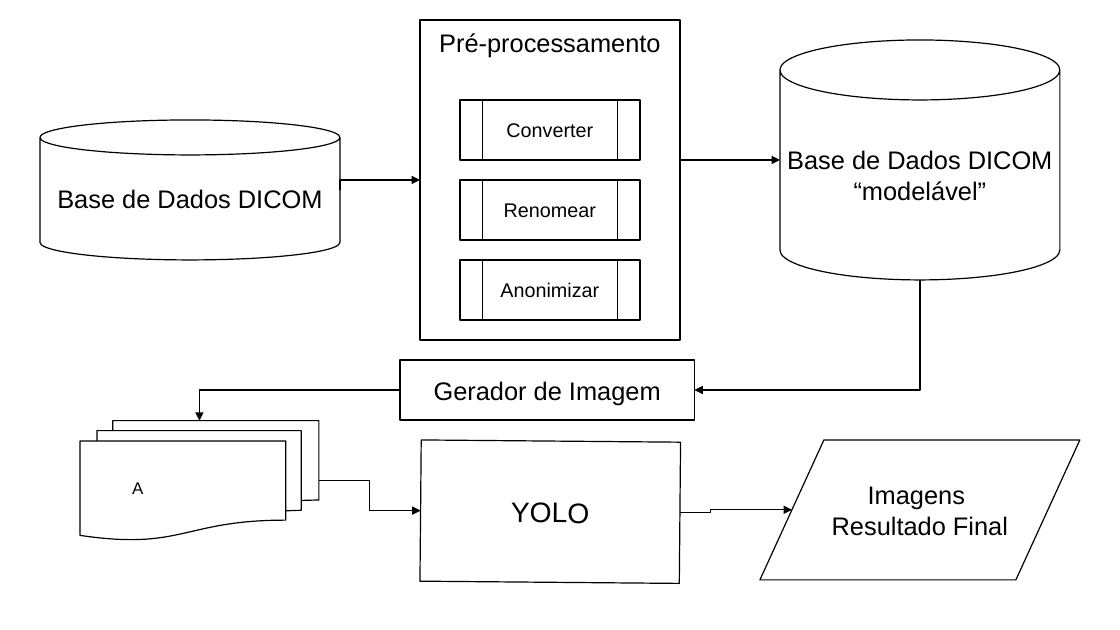
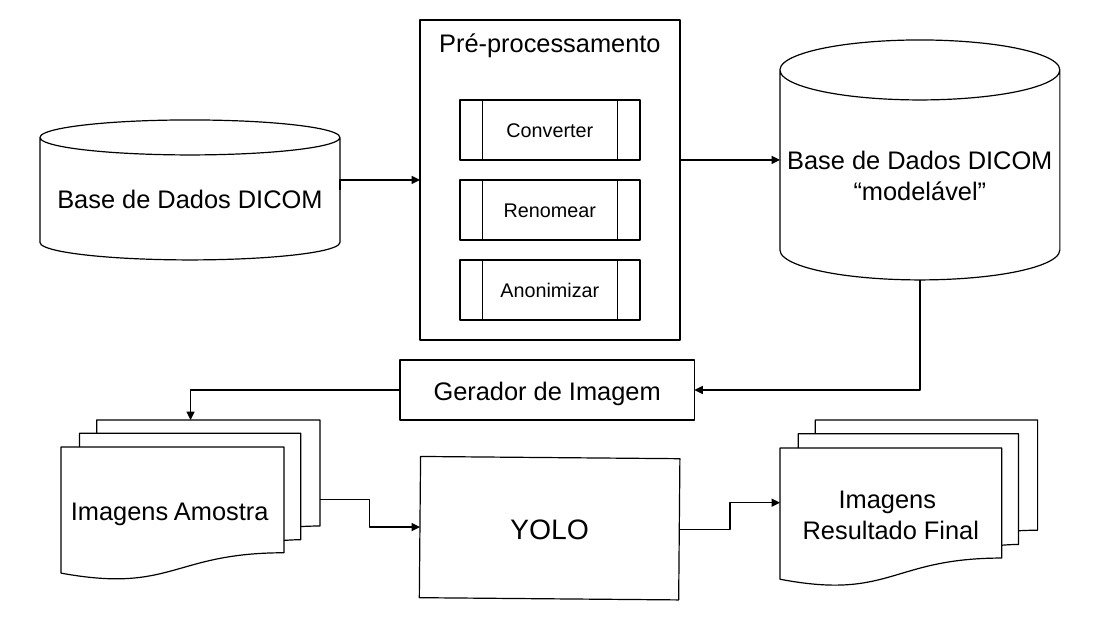
Before and after one commit to luizcast/DCM_TCC, a slide deck: slide 1 of slides.odp. Drawn at 1120x630 pixels with LibreOffice and Linux fonts; fonts in the diff are those of the drawing. Boxes give left, top, right and bottom in pixels: in the first picture for what was removed or moved away, otherwise in the second. Text is boxed around its words. In the diff, an @@ line names an element or a change of style, - is before the commit and + after.

```diff
--- a/slides.odp
+++ b/slides.odp
@@ elbow arrow moved from (400, 390) - (199, 421) to (400, 390) - (191, 420) @@
@@ flow chart multidocument added at [61, 420, 320, 579], fill #FFFFFF, outline #000000 0.85 pt, 18 pt, text #000000 @@
+Imagens Amostra
@@ flow chart multidocument removed at [80, 421, 319, 540] @@
-A
@@ flow chart multidocument "Imagens": place and size @@
-flow chart multidocument "Imagens" at [760, 440, 1080, 580]
+flow chart multidocument "Imagens" at [781, 420, 1039, 585]
@@ flow chart multidocument "Imagens" at [781, 420, 1039, 585]: flow chart input output to flow chart multidocument @@
@@ rectangle "YOLO": place and size @@
-rectangle "YOLO" at [420, 440, 681, 583]
+rectangle "YOLO" at [419, 456, 680, 600]
@@ elbow arrow moved from (319, 481) - (421, 511) to (320, 500) - (420, 527) @@
@@ elbow arrow moved from (680, 513) - (793, 510) to (680, 530) - (781, 503) @@
```
Also in this commit, not shown: 5 other files.
